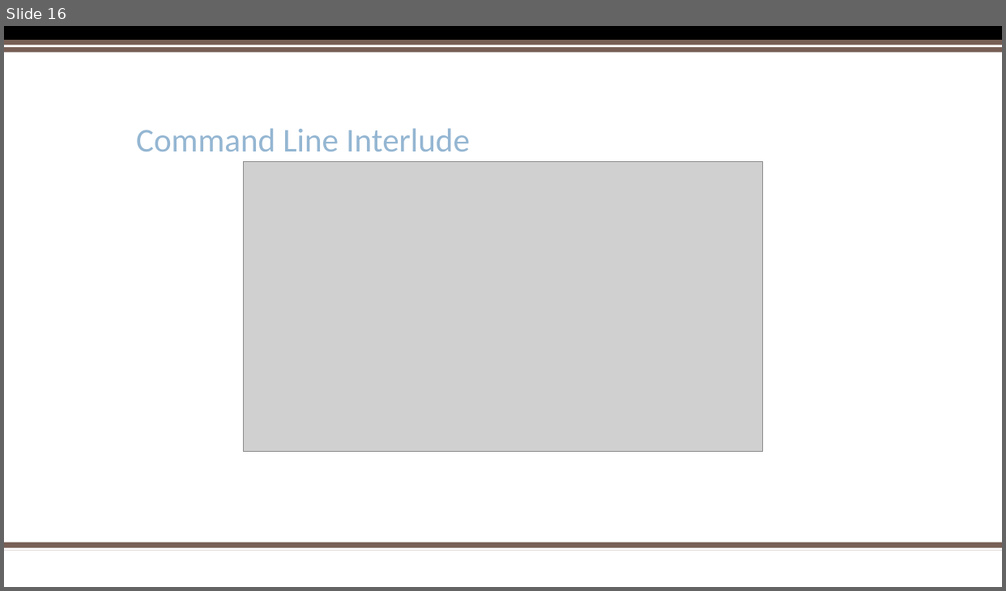
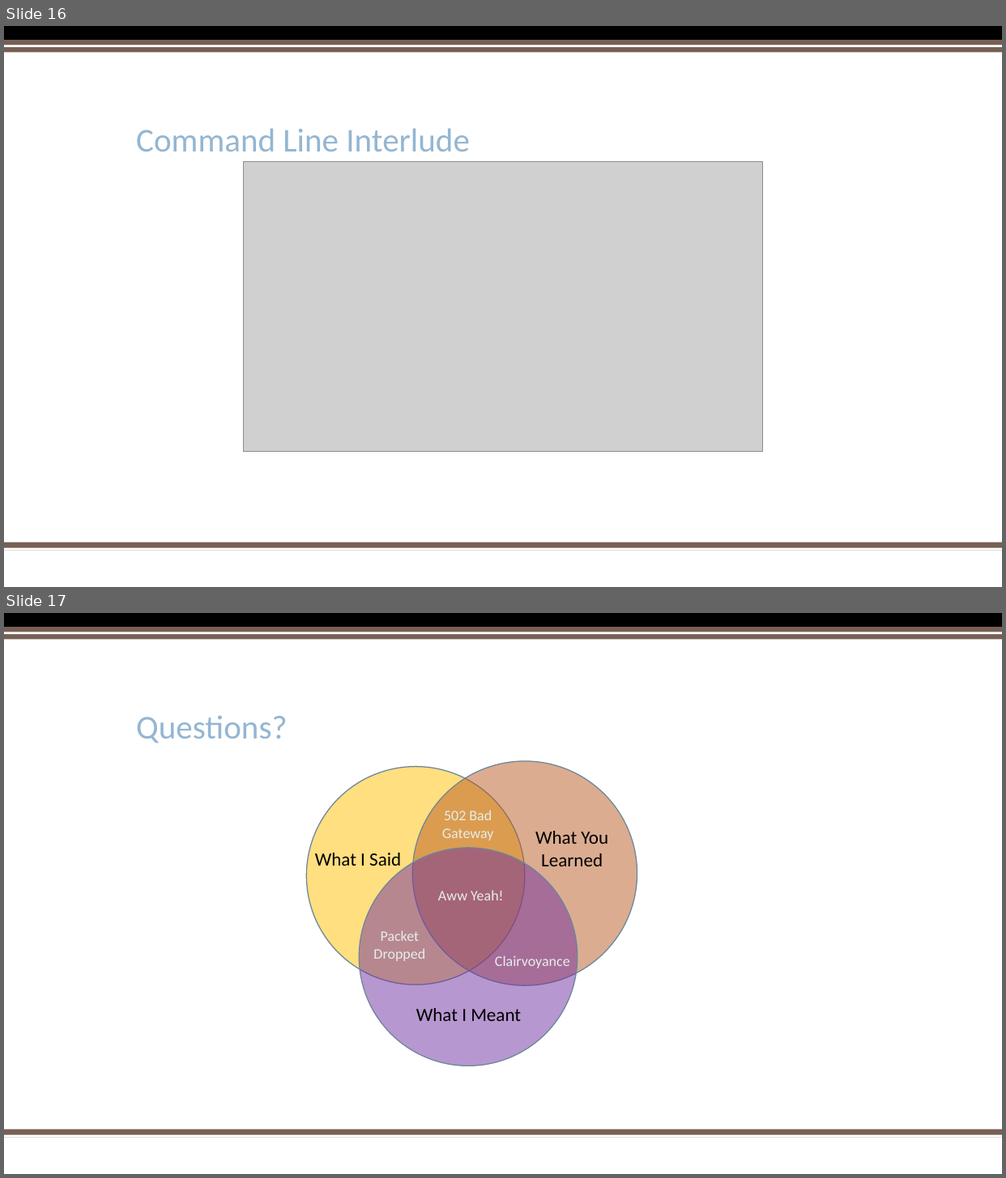
Before and after one commit to kerchen/PyOhioProtobuf, a slide deck: PythonProtobufPyOhio2017.pptx. Shown one above the other, each under a label of ours: slide 16 before the commit, slides 16 and 17 after it. The pictures are 1006x591 and 1006x1178 pixels, drawn with LibreOffice and Linux fonts; fonts in the diff are those of the drawing; grey boxes stand for pictures; background and template pictures are left out. Boxes give left, top, right and bottom in pixels: in the first picture for what was removed or moved away, otherwise in the second. Text is boxed around its words. In the diff, an @@ line names an element or a change of style, - is before the commit and + after.

```diff
--- a/PythonProtobufPyOhio2017.pptx
+++ b/PythonProtobufPyOhio2017.pptx
@@ slide 17 added at (4,613,1002,1174), background #FFFFFF; not listed: 5 template elements that a slide beside it also shows @@
@@ title added at (136,716,287,743), 32 pt, text #94B6D2 @@
+Questions?
@@ ellipse added at (306,766,525,985), fill #FFC000 at 50% opacity, outline #6D879B 1 pt @@
@@ ellipse added at (413,761,637,986), fill #B95B22 at 50% opacity, outline #6D879B 1 pt @@
@@ text added at (442,810,494,841), 14 pt, text #E5EDEB @@
+502 Bad Gateway
@@ text added at (535,831,608,867), 18 pt, text #000000 @@
+What You Learned
@@ text added at (315,853,401,866), 18 pt, text #000000 @@
+What I Said
@@ ellipse added at (359,848,577,1067), fill #7030A0 at 50% opacity, outline #6D879B 1 pt @@
@@ text added at (438,890,503,901), 14 pt, text #E5EDEB @@
+Aww Yeah!
@@ text added at (373,931,425,961), 14 pt, text #E5EDEB @@
+Packet Dropped
@@ text added at (495,956,570,969), 14 pt, text #E5EDEB @@
+Clairvoyance
@@ text added at (416,1008,521,1021), 18 pt, text #000000 @@
+What I Meant
```
Also in this commit, not shown: 2 slides changed, 1 slide removed.
